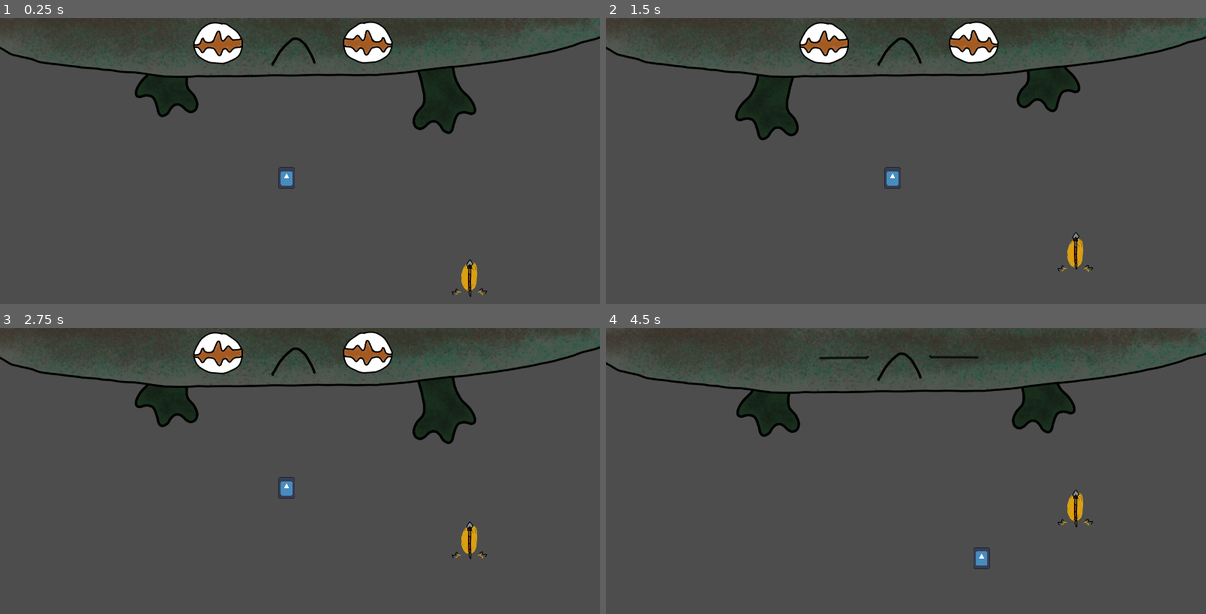
Above: before the commit, frames 1-4 (two rows, left to right).
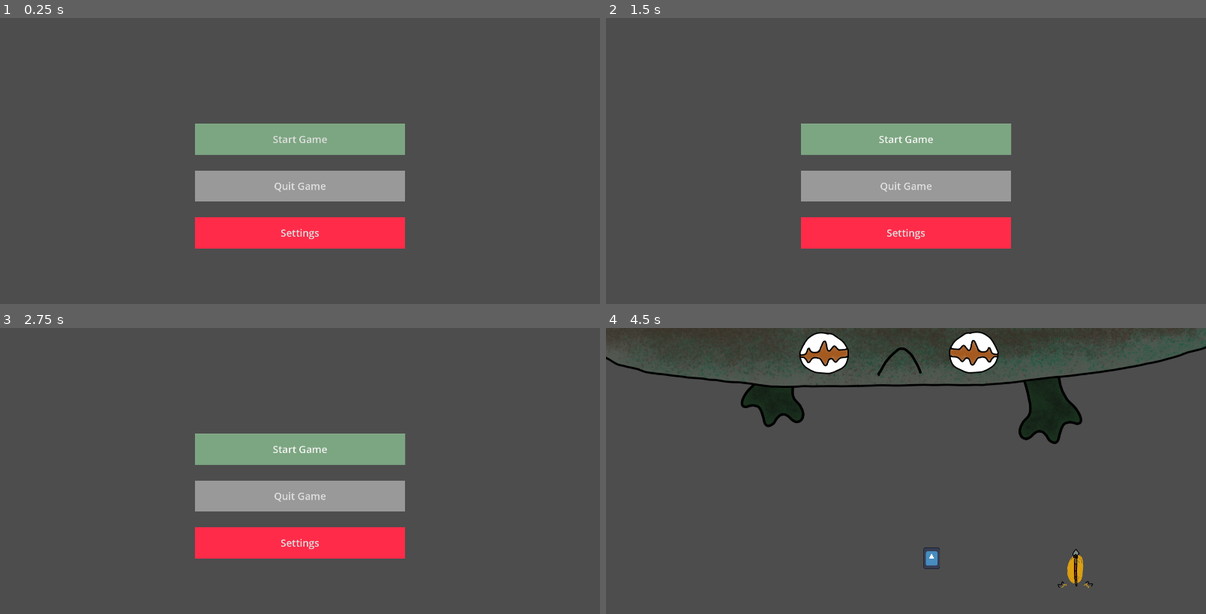
Above: after the commit, the same moments.

Repository: Lake-Eerie/mini_jam_152
Game: Godot game, scene res://scenes/main_menu.tscn
Two runs of this game, one before a commit and one after it. Both use one fixed random seed, a clock stepped at 60 frames per second and the inputs below. Before the commit the project starts from res://scenes/main.tscn. The engine's default icon, where the game draws it, is replaced by a stand-in: a white triangle on a blue panel in a dark square.
Inputs (mouse positions are in pixels of both pictures, inside the frame that each line leads up to):
- Up to frame 1 (0.25 s): no input
- Up to frame 2 (1.5 s): click (906, 232) at 0.5 s, where only the run after the commit has a clickable "Settings"; click (906, 138) at 1.25 s, where only the run after the commit has a clickable "Start Game"
- Up to frame 3 (2.75 s): click (300, 448) at 2 s, where only the run after the commit has a clickable "Start Game"
- Up to frame 4 (4.5 s): hold Right (MoveRight) 2.78-3.53 s; hold Z (Throw) 2.78-3.53 s; hold Down (MoveDown) 3.53-4.28 s; tap Z (Throw) at 3.6 s; hold Right (MoveRight) from 4.28 s (still down); hold Z (Throw) from 4.28 s (still down)

The runs differ from the first frame. In frame 1, 21% of the frame differs, in the area x 0-100%, y 0-98%; in frame 2, 22%, in the area x 0-100%, y 0-89%; in frame 3, 21%; in frame 4, 6.7%.

Commit message:
added title screen, audio

Diff:
--- a/project.godot
+++ b/project.godot
@@ -11,7 +11,7 @@
 [application]
 
 config/name="Mini_Jam_152"
-run/main_scene="res://scenes/main.tscn"
+run/main_scene="res://scenes/main_menu.tscn"
 config/features=PackedStringArray("4.2", "GL Compatibility")
 config/icon="res://icon.svg"
 
--- a/scenes/main.tscn
+++ b/scenes/main.tscn
@@ -1,9 +1,10 @@
-[gd_scene load_steps=5 format=3 uid="uid://dsfi264ntg4uk"]
+[gd_scene load_steps=6 format=3 uid="uid://dsfi264ntg4uk"]
 
 [ext_resource type="Script" path="res://scripts/manager.gd" id="1_lhhsf"]
 [ext_resource type="PackedScene" uid="uid://bn2jdwobbj12s" path="res://scenes/hero.tscn" id="1_ym41u"]
 [ext_resource type="PackedScene" uid="uid://dd3aiwlglfue0" path="res://scenes/froggie.tscn" id="2_fx3r4"]
 [ext_resource type="PackedScene" uid="uid://crtoab1p3s7g3" path="res://scenes/pickup.tscn" id="3_dg5l2"]
+[ext_resource type="AudioStream" uid="uid://cc7q4u5jc87mh" path="res://audio/spear_throw.mp3" id="5_fon55"]
 
 [node name="Main" type="Node2D"]
 script = ExtResource("1_lhhsf")
@@ -11,6 +12,9 @@
 [node name="hero" parent="." instance=ExtResource("1_ym41u")]
 position = Vector2(917, 540)
 
+[node name="SpearSfx" type="AudioStreamPlayer" parent="hero"]
+stream = ExtResource("5_fon55")
+
 [node name="Froggie" parent="." instance=ExtResource("2_fx3r4")]
 position = Vector2(943, -1)
 
--- /dev/null
+++ b/scenes/main_menu.tscn
@@ -0,0 +1,72 @@
+[gd_scene load_steps=6 format=3 uid="uid://bevt6yi3b6474"]
+
+[ext_resource type="Script" path="res://scripts/menu.gd" id="1_77vwu"]
+[ext_resource type="AudioStream" uid="uid://hctqfdfw02y8" path="res://audio/title_screen.mp3" id="2_tyu88"]
+
+[sub_resource type="StyleBoxFlat" id="StyleBoxFlat_d70ca"]
+bg_color = Color(0.486275, 0.65098, 0.505882, 1)
+
+[sub_resource type="StyleBoxFlat" id="StyleBoxFlat_y37xn"]
+
+[sub_resource type="StyleBoxFlat" id="StyleBoxFlat_5an78"]
+bg_color = Color(1, 0.168627, 0.286275, 1)
+
+[node name="MainMenu" type="Control"]
+layout_mode = 3
+anchors_preset = 15
+anchor_right = 1.0
+anchor_bottom = 1.0
+grow_horizontal = 2
+grow_vertical = 2
+script = ExtResource("1_77vwu")
+
+[node name="ButtonsContainer" type="VBoxContainer" parent="."]
+custom_minimum_size = Vector2(672.2, 0)
+layout_mode = 1
+anchors_preset = 8
+anchor_left = 0.5
+anchor_top = 0.5
+anchor_right = 0.5
+anchor_bottom = 0.5
+offset_left = -336.1
+offset_top = -201.0
+offset_right = 336.1
+offset_bottom = 199.0
+grow_horizontal = 2
+grow_vertical = 2
+theme_override_constants/separation = 50
+alignment = 1
+
+[node name="StartButton" type="Button" parent="ButtonsContainer"]
+clip_contents = true
+custom_minimum_size = Vector2(0, 100)
+layout_mode = 2
+theme_override_font_sizes/font_size = 32
+theme_override_styles/normal = SubResource("StyleBoxFlat_d70ca")
+theme_override_styles/hover = SubResource("StyleBoxFlat_d70ca")
+theme_override_styles/pressed = SubResource("StyleBoxFlat_d70ca")
+text = "Start Game"
+
+[node name="QuitButton" type="Button" parent="ButtonsContainer"]
+custom_minimum_size = Vector2(0, 100)
+layout_mode = 2
+theme_override_font_sizes/font_size = 32
+theme_override_styles/normal = SubResource("StyleBoxFlat_y37xn")
+theme_override_styles/hover = SubResource("StyleBoxFlat_y37xn")
+theme_override_styles/pressed = SubResource("StyleBoxFlat_y37xn")
+text = "Quit Game
+"
+
+[node name="SettingsButton" type="Button" parent="ButtonsContainer"]
+clip_contents = true
+custom_minimum_size = Vector2(0, 100)
+layout_mode = 2
+theme_override_font_sizes/font_size = 32
+theme_override_styles/normal = SubResource("StyleBoxFlat_5an78")
+theme_override_styles/hover = SubResource("StyleBoxFlat_5an78")
+theme_override_styles/pressed = SubResource("StyleBoxFlat_5an78")
+text = "Settings"
+
+[node name="MainMenuMusic" type="AudioStreamPlayer" parent="."]
+stream = ExtResource("2_tyu88")
+autoplay = true
--- a/scripts/hero.gd
+++ b/scripts/hero.gd
@@ -1,5 +1,4 @@
 extends CharacterBody2D
-
 
 const SPEED = 300.0
 
@@ -35,3 +34,4 @@
 	projectile.position = position + Vector2.UP * 30
 	get_parent().add_child(projectile)
 	item = ITEM_NONE
+	$SpearSfx.play()
--- /dev/null
+++ b/scripts/menu.gd
@@ -0,0 +1,38 @@
+extends Control
+
+var scene = preload("res://scenes/main.tscn")
+
+var fade_out_started = false
+var fade_out_time = 2.0 # Duration of the fade in seconds
+var fade_out_timer = 0.0 # A timer to track the fade duration
+var start_volume_db = 0.0 # Adjust as needed
+var target_volume_db = -40.0 # Target volume to fade out to
+
+func _ready():
+	$MainMenuMusic.volume_db = start_volume_db
+	$ButtonsContainer/StartButton.connect("pressed", Callable(self, "_on_StartButton_pressed"))
+	$ButtonsContainer/SettingsButton.connect("pressed", Callable(self, "_on_SettingsButton_pressed"))
+	$ButtonsContainer/QuitButton.connect("pressed", Callable(self, "_on_QuitButton_pressed"))
+
+func _on_StartButton_pressed():
+	start_fade_out()
+
+func _on_SettingsButton_pressed():
+	print("Settings Button Pressed")
+
+func _on_QuitButton_pressed():
+	get_tree().quit()
+
+func start_fade_out():
+	fade_out_started = true
+
+func _process(delta):
+	if fade_out_started:
+		fade_out_timer += delta
+		var progress = fade_out_timer / fade_out_time
+		$MainMenuMusic.volume_db = lerp(start_volume_db, target_volume_db, progress)
+
+		if progress >= 1.0:
+			fade_out_started = false
+			$MainMenuMusic.stop()
+			get_tree().change_scene_to_packed(scene) # Change to the preloaded scene
Not shown, added: audio/spear_throw.mp3.import
Not shown, added: audio/title_screen.mp3.import
Not shown, added: audio/spear_throw.mp3
Not shown, added: audio/title_screen.mp3
Not shown, added: scenes/mai259B.tmp
Not shown, added: scenes/mai56B9.tmp
Not shown, added: scenes/mai5A87.tmp
